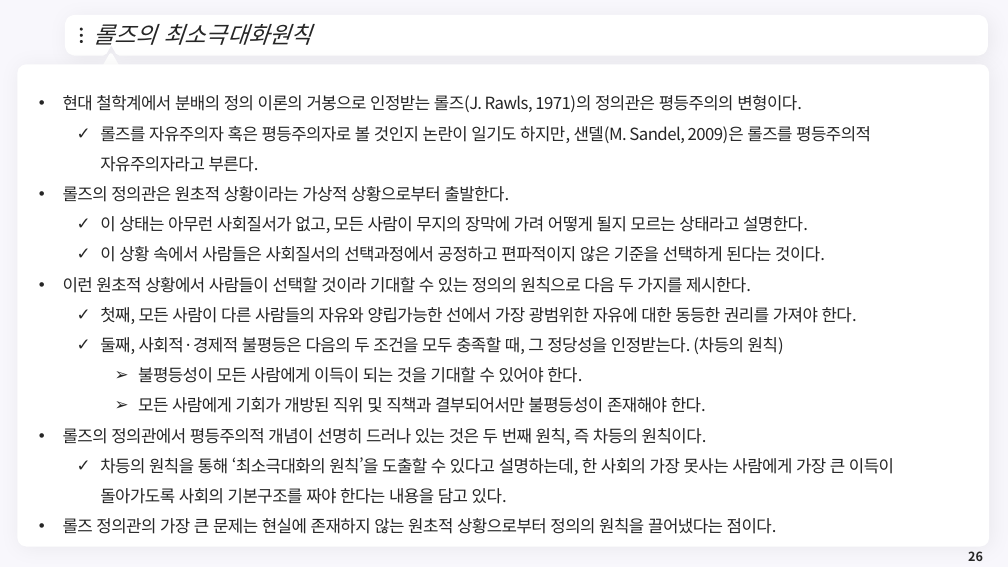
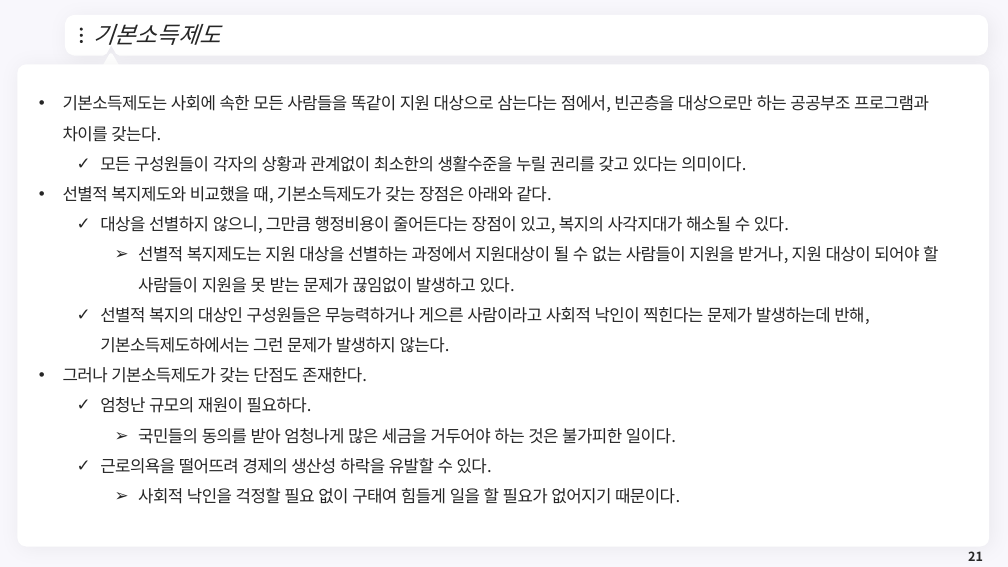
Before and after one commit to meandthey/Teaching, a slide deck: slide 21 of 재정학/01_Lectures/재정학_Chapter_9.pptx (slide 26 before the commit). Drawn at 1008x567 pixels with LibreOffice and Linux fonts; fonts in the diff are those of the drawing; background and template pictures are left out. Boxes give left, top, right and bottom in pixels: in the first picture for what was removed or moved away, otherwise in the second. Text is boxed around its words. In the diff, an @@ line names an element or a change of style, - is before the commit and + after.

```diff
--- a/재정학/01_Lectures/재정학_Chapter_9.pptx
+++ b/재정학/01_Lectures/재정학_Chapter_9.pptx
@@ title at (93, 24, 220, 45): text changed @@
-롤즈의 최소극대화원칙
+기본소득제도
@@ text at (63, 95, 938, 504): text changed @@
-• 현대 철학계에서 분배의 정의 이론의 거봉으로 인정받는 롤즈(J. Rawls, 1971)의 정의관은 평등주의의 변형이다.
-  ✓ 롤즈를 자유주의자 혹은 평등주의자로 볼 것인지 논란이 일기도 하지만, 샌델(M. Sandel, 2009)은 롤즈를 평등주의적 자유주의자라고 부른다.
-• 롤즈의 정의관은 원초적 상황이라는 가상적 상황으로부터 출발한다.
-  ✓ 이 상태는 아무런 사회질서가 없고, 모든 사람이 무지의 장막에 가려 어떻게 될지 모르는 상태라고 설명한다.
-  ✓ 이 상황 속에서 사람들은 사회질서의 선택과정에서 공정하고 편파적이지 않은 기준을 선택하게 된다는 것이다.
-• 이런 원초적 상황에서 사람들이 선택할 것이라 기대할 수 있는 정의의 원칙으로 다음 두 가지를 제시한다.
-  ✓ 첫째, 모든 사람이 다른 사람들의 자유와 양립가능한 선에서 가장 광범위한 자유에 대한 동등한 권리를 가져야 한다.
-  ✓ 둘째, 사회적·경제적 불평등은 다음의 두 조건을 모두 충족할 때, 그 정당성을 인정받는다. (차등의 원칙)
-    ➢ 불평등성이 모든 사람에게 이득이 되는 것을 기대할 수 있어야 한다.
-    ➢ 모든 사람에게 기회가 개방된 직위 및 직책과 결부되어서만 불평등성이 존재해야 한다.
-• 롤즈의 정의관에서 평등주의적 개념이 선명히 드러나 있는 것은 두 번째 원칙, 즉 차등의 원칙이다.
-  ✓ 차등의 원칙을 통해 ‘최소극대화의 원칙’을 도출할 수 있다고 설명하는데, 한 사회의 가장 못사는 사람에게 가장 큰 이득이 돌아가도록 사회의 기본구조를 짜야 한다는 내용을 담고 있다.
-• 롤즈 정의관의 가장 큰 문제는 현실에 존재하지 않는 원초적 상황으로부터 정의의 원칙을 끌어냈다는 점이다.
+• 기본소득제도는 사회에 속한 모든 사람들을 똑같이 지원 대상으로 삼는다는 점에서, 빈곤층을 대상으로만 하는 공공부조 프로그램과 차이를 갖는다.
+  ✓ 모든 구성원들이 각자의 상황과 관계없이 최소한의 생활수준을 누릴 권리를 갖고 있다는 의미이다.
+• 선별적 복지제도와 비교했을 때, 기본소득제도가 갖는 장점은 아래와 같다.
+  ✓ 대상을 선별하지 않으니, 그만큼 행정비용이 줄어든다는 장점이 있고, 복지의 사각지대가 해소될 수 있다.
+    ➢ 선별적 복지제도는 지원 대상을 선별하는 과정에서 지원대상이 될 수 없는 사람들이 지원을 받거나, 지원 대상이 되어야 할 사람들이 지원을 못 받는 문제가 끊임없이 발생하고 있다.
+  ✓ 선별적 복지의 대상인 구성원들은 무능력하거나 게으른 사람이라고 사회적 낙인이 찍힌다는 문제가 발생하는데 반해, 기본소득제도하에서는 그런 문제가 발생하지 않는다.
+• 그러나 기본소득제도가 갖는 단점도 존재한다.
+  ✓ 엄청난 규모의 재원이 필요하다.
+    ➢ 국민들의 동의를 받아 엄청나게 많은 세금을 거두어야 하는 것은 불가피한 일이다.
+  ✓ 근로의욕을 떨어뜨려 경제의 생산성 하락을 유발할 수 있다.
+    ➢ 사회적 낙인을 걱정할 필요 없이 구태여 힘들게 일을 할 필요가 없어지기 때문이다.
@@ page number at (968, 551, 983, 561): text changed @@
-26
+21
```
Also in this commit, not shown: 4 other slides changed, 4 slides added, 71 other files.
